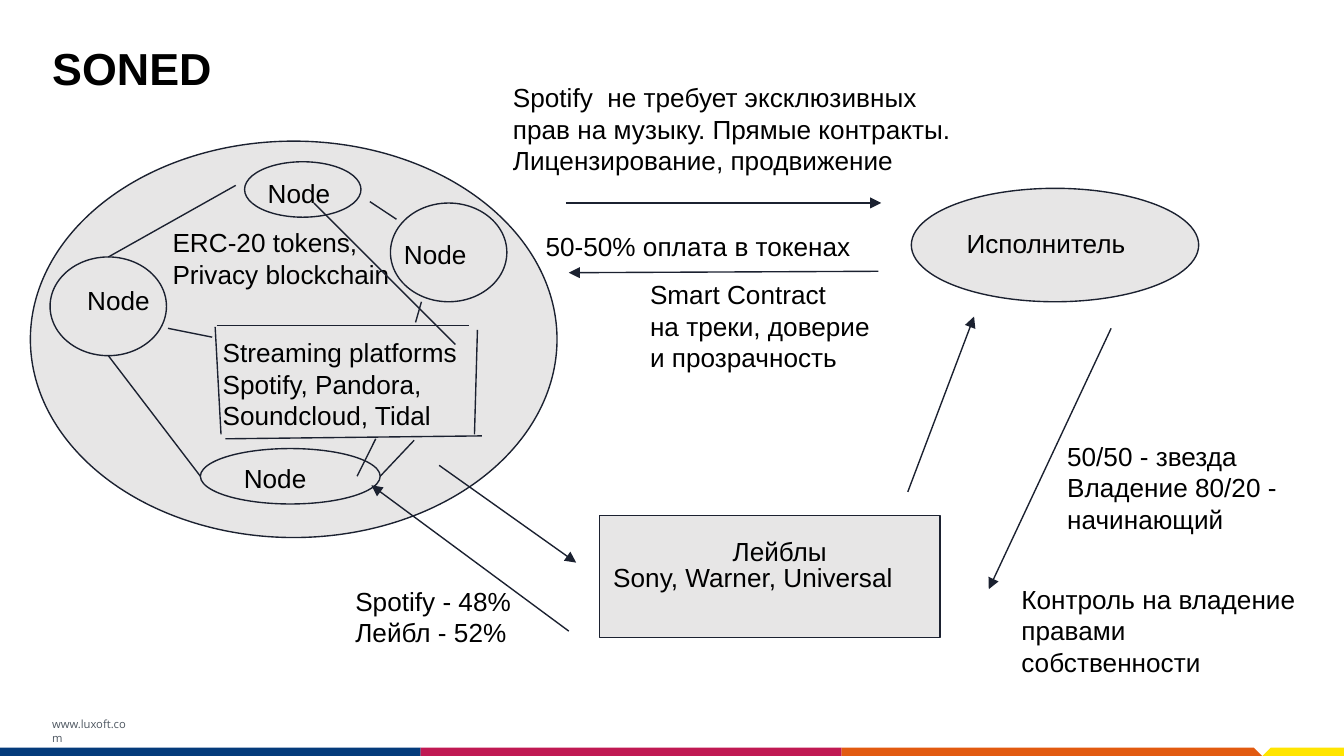
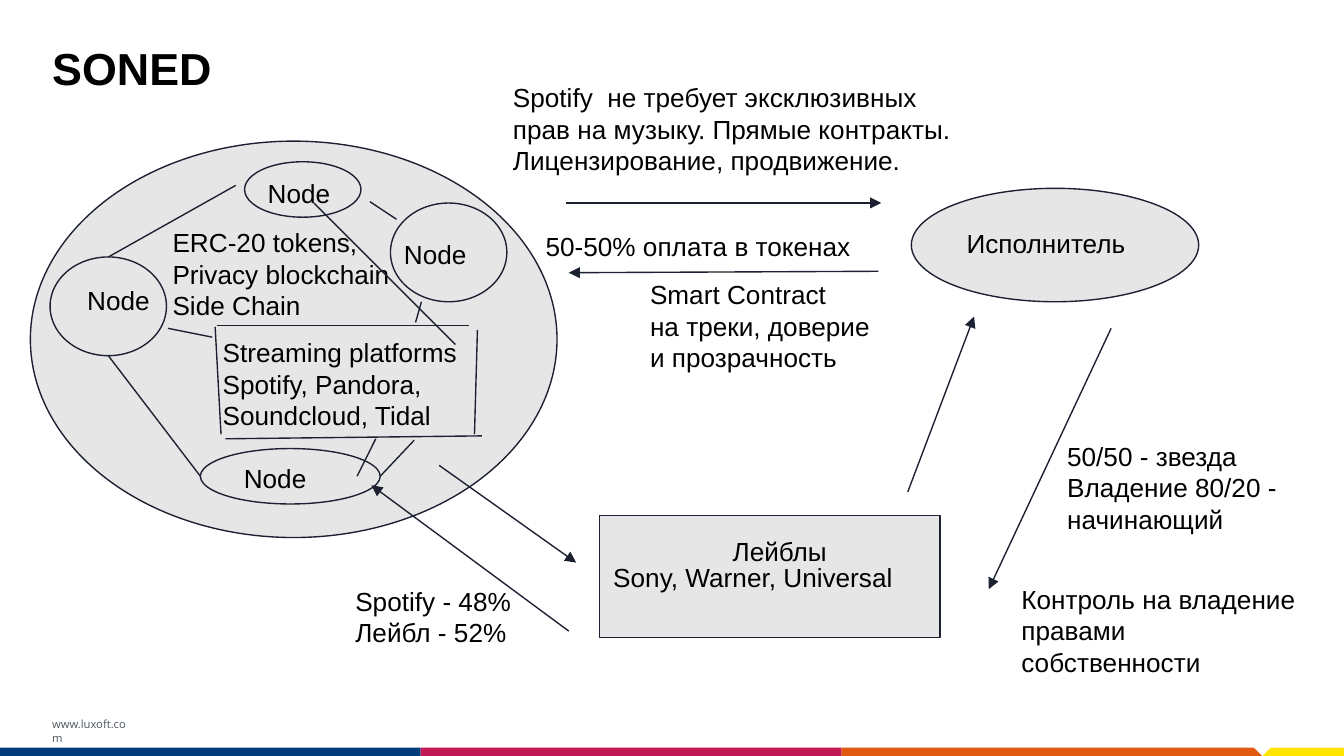
Before and after one commit to luxoft-hackaton/luxoft-hackaton-team3, a slide deck: slide 5 of BlockchainHackathon_Template.pptx (slide 6 before the commit). Drawn at 1344x756 pixels with LibreOffice and Linux fonts; fonts in the diff are those of the drawing; background and template pictures are left out. Boxes give left, top, right and bottom in pixels: in the first picture for what was removed or moved away, otherwise in the second. Text is boxed around its words. In the diff, an @@ line names an element or a change of style, - is before the commit and + after.

```diff
--- a/BlockchainHackathon_Template.pptx
+++ b/BlockchainHackathon_Template.pptx
@@ text at (513,88,950,176): text changed @@
-Spotify не требует эксклюзивных прав на музыку. Прямые контракты. Лицензирование, продвижение
+Spotify не требует эксклюзивных прав на музыку. Прямые контракты. Лицензирование, продвижение.
@@ text at (173,296,300,316): paragraph added @@
+Side Chain
```
Also in this commit, not shown: 3 other slides changed, 2 slides added, 2 slides removed, 1 other file.
